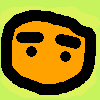
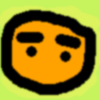
Layered file, before and after one edit (100×100). Changes by layer:
moved "Background" above "Layer", painted on it over left=0, top=5, right=100, bottom=99
hid "Layer" over left=1, top=10, right=96, bottom=95
renamed "Layer #1" to "Layer #3", hid it over left=6, top=19, right=92, bottom=87
renamed "Layer #2" to "Layer #4", hid it over left=0, top=6, right=100, bottom=98
